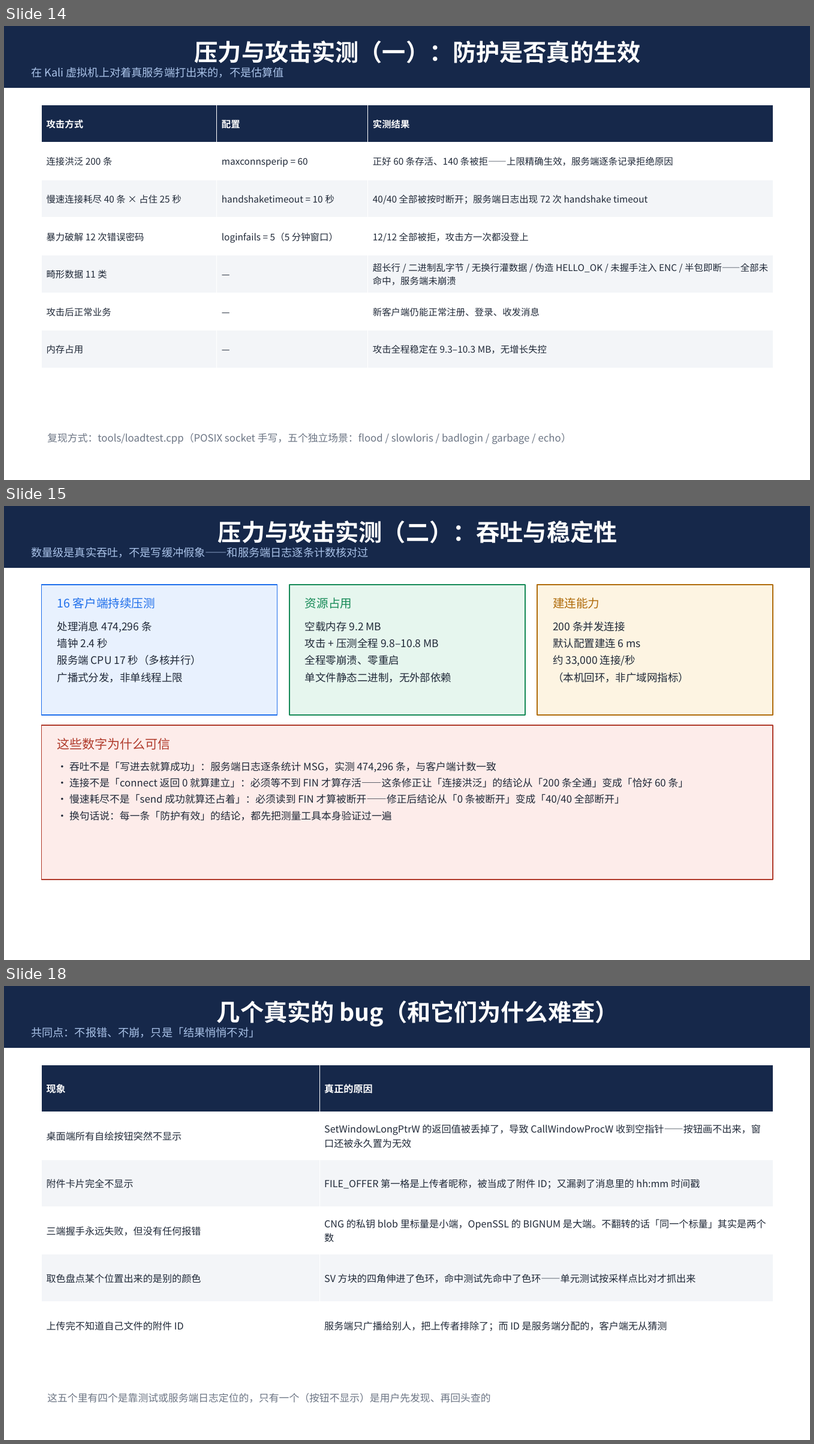
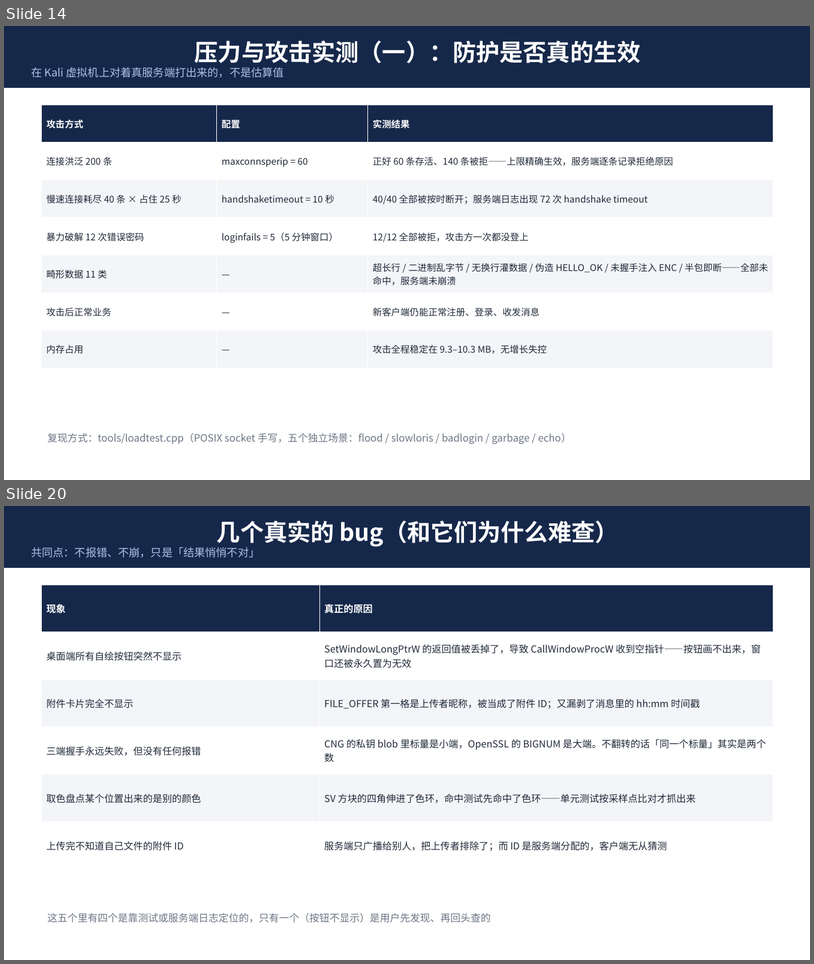
Before and after one commit to dongfang20101113/DChat, a slide deck: dchat-项目介绍.pptx. Shown one above the other, each under a label of ours: slides 14, 15 and 18 before the commit, slides 14 and 20 after it; the slides between them are not shown. The pictures are 814x1444 and 814x964 pixels, drawn with LibreOffice and Linux fonts; fonts in the diff are those of the drawing. Boxes give left, top, right and bottom in pixels: in the first picture for what was removed or moved away, otherwise in the second. Text is boxed around its words. In the diff, an @@ line names an element or a change of style, - is before the commit and + after.

Commit message:
docs: PPT 合并成一份（24 页动画版），去掉历史遗留的重复文件
之前因为 PowerPoint 一直开着两个旧 pptx，写入被拦，只能以新文件名交付，
结果目录里堆了三份。现在统一成一份：

  dchat-项目介绍.pptx   24 页 / 850 KB / 24 页有动画 / 117 个淡入效果
    （内容 = 之前交付的 v3）

  - dchat-项目介绍-v3.pptx     删除（内容已并入上面的文件）
  - dchat-项目介绍-动画版.pptx  从 git 移除跟踪（本地文件被 PowerPoint 占着删不掉，
    关闭后可直接删除）

tools/make_ppt.py 的默认输出名改回 dchat-项目介绍.pptx，不再生成 v3 后缀。

```diff
--- a/dchat-项目介绍.pptx
+++ b/dchat-项目介绍.pptx
@@ slide 15 removed at (4, 506, 810, 960), background #FFFFFF @@
@@ rectangle removed at (4, 506, 810, 568) @@
-压力与攻击实测（二）：吞吐与稳定性
-数量级是真实吞吐，不是写缓冲假象——和服务端日志逐条计数核对过
@@ rectangle removed at (42, 585, 278, 715) @@
@@ rectangle removed at (290, 585, 525, 715) @@
@@ rectangle removed at (537, 585, 773, 715) @@
@@ text removed at (57, 597, 156, 609) @@
-16 客户端持续压测
@@ text removed at (305, 597, 353, 609) @@
-资源占用
@@ text removed at (553, 597, 600, 609) @@
-建连能力
@@ text removed at (57, 621, 201, 682) @@
-处理消息 474,296 条
-墙钟 2.4 秒
-服务端 CPU 17 秒（多核并行）
-广播式分发，非单线程上限
@@ text removed at (305, 621, 452, 682) @@
-空载内存 9.2 MB
-攻击 + 压测全程 9.8–10.8 MB
-全程零崩溃、零重启
-单文件静态二进制，无外部依赖
@@ text removed at (553, 621, 689, 682) @@
-200 条并发连接
-默认配置建连 6 ms
-约 33,000 连接/秒
-（本机回环，非广域网指标）
@@ rectangle removed at (42, 725, 773, 879) @@
@@ text removed at (57, 738, 171, 750) @@
-这些数字为什么可信
@@ text removed at (69, 761, 689, 820) @@
-· 吞吐不是「写进去就算成功」：服务端日志逐条统计 MSG，实测 474,296 条，与客户端计数一致
-· 连接不是「connect 返回 0 就算建立」：必须等不到 FIN 才算存活——这条修正让「连接洪泛」的结论从「200 条全通」变成「恰好 60 条」
-· 慢速耗尽不是「send 成功就算还占着」：必须读到 FIN 才算被断开——修正后结论从「0 条被断开」变成「40/40 全部断开」
-· 换句话说：每一条「防护有效」的结论，都先把测量工具本身验证过一遍
@@ what was slide 18 is now slide 20 @@
```
Also in this commit, not shown: 4 slides changed, 3 slides added, 1 other slide removed, 1 other file.
